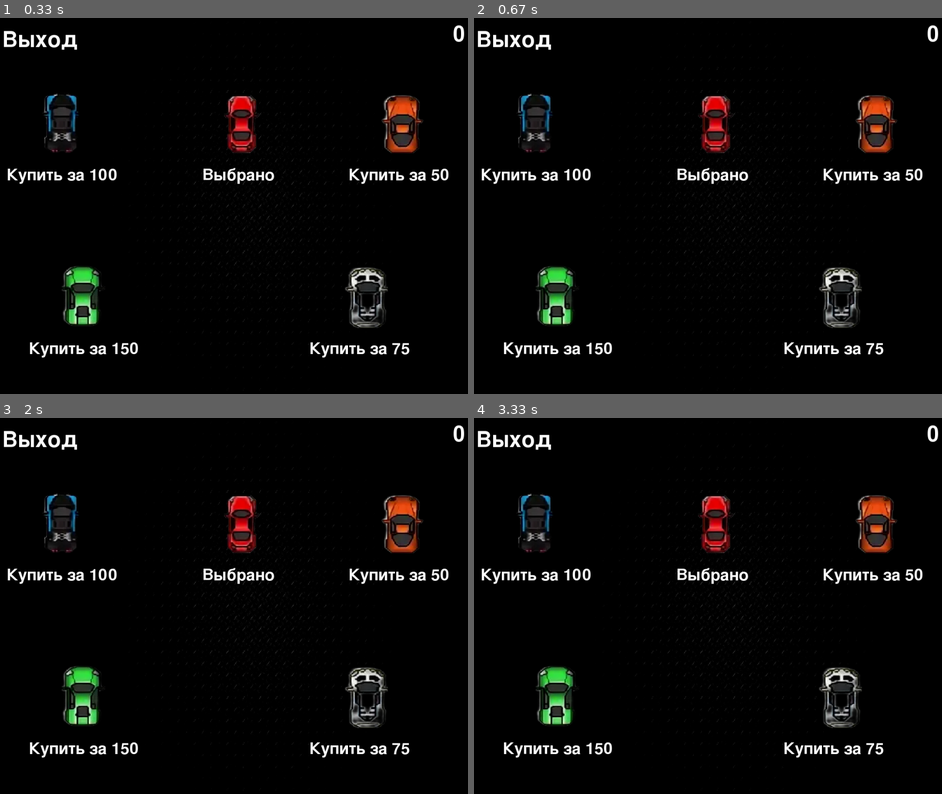
Above: before the commit, frames 1-4 (two rows, left to right).
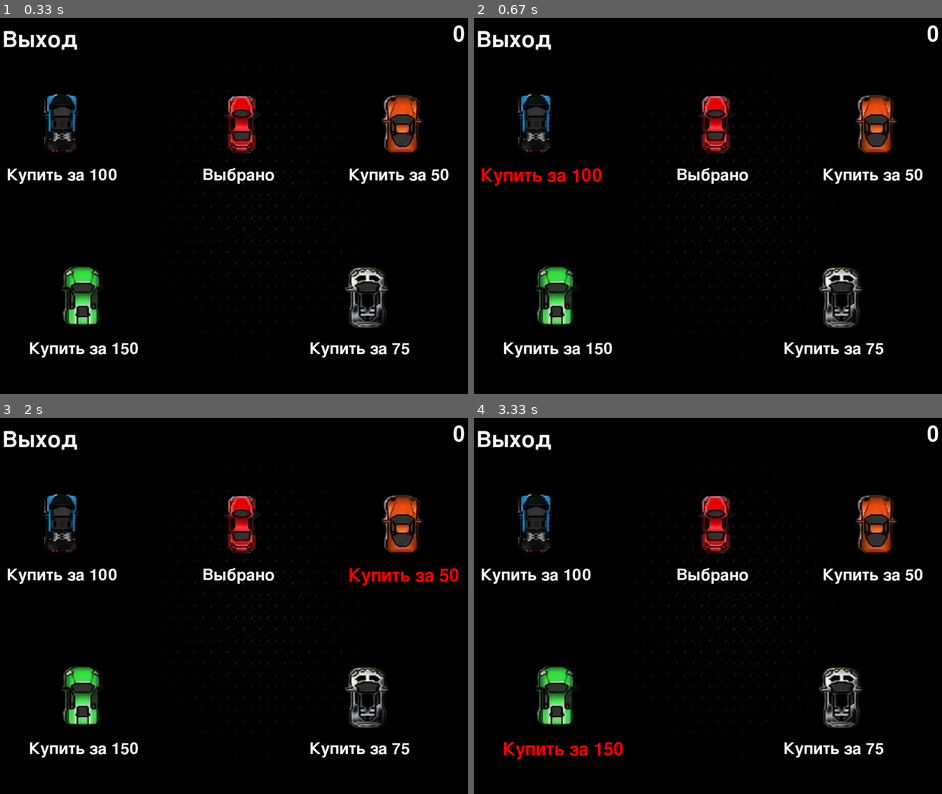
Above: after the commit, the same moments.

Repository: Matvey19125/pygamecar
Game: pygame game, started from shop.py
Two runs of this game, one before a commit and one after it. Both use one fixed random seed, a clock stepped at 60 frames per second and the inputs below.
Inputs (mouse positions are in pixels of both pictures, inside the frame that each line leads up to):
- Up to frame 1 (0.33 s): no input
- Up to frame 2 (0.67 s): click "Купить за 100" at 0.38 s
- Up to frame 3 (2 s): click "Выбрано" at 0.72 s; click (425, 598) at 1.05 s; click "Купить за 50" at 1.88 s
- Up to frame 4 (3.33 s): click (595, 455) at 2.22 s; click "Купить за 150" at 3.05 s

Frame 1 is identical in both runs. In frame 2, 0.6% of the frame differs, in the area x 1-28%, y 39-45%; in frame 3, 0.6%; in frame 4, 0.6%.

Commit message:
speed sprite

Diff:
--- a/Menu.py
+++ b/Menu.py
@@ -33,7 +33,6 @@
     mouse_pos = pygame.mouse.get_pos()
     clock = pygame.time.Clock()
     running = True
-
     while running:
         for event in pygame.event.get():
             if event.type == pygame.QUIT:
--- a/osnovscene.py
+++ b/osnovscene.py
@@ -6,7 +6,7 @@
 clock = pygame.time.Clock()
 TIMEREVENT = pygame.USEREVENT + 1
 timerpot = pygame.USEREVENT + 2
-pygame.time.set_timer(timerpot, 2000)
+pygame.time.set_timer(timerpot, 1500)
 pygame.time.set_timer(TIMEREVENT, 15000)
 pygame.display.set_caption("Ретро-Гонки")
 count_stolk = 0
@@ -199,7 +199,6 @@
             pygame.display.update()
 
 
-
 def cycle():
     shoes = Shoes()
     running = True
@@ -219,7 +218,21 @@
                 if shoes.speed < 10:
                     shoes.speed = 10
             elif keys[pygame.K_w]:
-                shoes.speed += 5
+                if shoes.count_vibr == 0:
+                    shoes.speed += 5
+                    print(shoes.speed)
+                if shoes.count_vibr == 1:
+                    shoes.speed += 8
+                    print(shoes.speed)
+                if shoes.count_vibr == 2:
+                    shoes.speed += 12
+                    print(shoes.speed)
+                if shoes.count_vibr == 3:
+                    shoes.speed += 15
+                    print(shoes.speed)
+                if shoes.count_vibr == 4:
+                    shoes.speed += 20
+                    print(shoes.speed)
                 if shoes.speed > 90:
                     shoes.speed = 90
             else:
--- a/shop.py
+++ b/shop.py
@@ -13,6 +13,7 @@
     background = pygame.transform.scale(background, (screen.get_width(), screen.get_height()))
     font = pygame.font.Font(None, 55)
     font_money = pygame.font.Font(None, 74)
+    fontbig = pygame.font.Font(None, 60)
     conn_money = sqlite3.connect('money.db')
     cursor_money = conn_money.cursor()
     cursor_money.execute("CREATE TABLE IF NOT EXISTS money (id INTEGER PRIMARY KEY, chet_money INTEGER)")
@@ -84,6 +85,7 @@
     four_sprite_car_rect = four_sprite_car.get_rect(center=(835, 800))
     four_car_image = pygame.image.load("image/four_car.png")
     four_car_image = pygame.transform.scale(four_car_image, new_size)
+    mouse_pos = pygame.mouse.get_pos()
     while running:
         for event in pygame.event.get():
             if event.type == pygame.QUIT:
@@ -214,6 +216,32 @@
             if count_vibr != 4 and count_four_sprite == 1:
                 text5 = "Выбрать"
                 four_sprite_car = font.render(text5, True, (255, 255, 255))
+            if baza_sprite_rect.collidepoint(mouse_pos):
+                baza_sprite = fontbig.render(text2, True, (255, 0, 0))
+            else:
+                baza_sprite = font.render(text2, True, (255, 255, 255))
+            if two_sprite_car_rect.collidepoint(mouse_pos):
+                two_sprite_car = fontbig.render(text3, True, (255, 0, 0))
+            else:
+                two_sprite_car = font.render(text3, True, (255, 255, 255))
+            if one_sprite_rect.collidepoint(mouse_pos):
+                fon = pygame.font.Font(None, 60)
+                one_sprite = fon.render(text1, True, (255, 0, 0))
+            else:
+                one_sprite = font.render(text1, True, (255, 255, 255))
+            if three_sprite_car_rect.collidepoint(mouse_pos):
+                three_sprite_car = fontbig.render(text4, True, (255, 0, 0))
+            else:
+                three_sprite_car = font.render(text4, True, (255, 255, 255))
+            if four_sprite_car_rect.collidepoint(mouse_pos):
+                four_sprite_car = fontbig.render(text5, True, (255, 0, 0))
+            else:
+                four_sprite_car = font.render(text5, True, (255, 255, 255))
+            if exit_button_rect.collidepoint(mouse_pos):
+                fonexit = pygame.font.Font(None, 80)
+                exit_button = fonexit.render(text_exit_button, True, (255, 0, 0))
+            else:
+                exit_button = font_money.render(text_exit_button, True, (255, 255, 255))
         screen.blit(background, (0, 0))
         screen.blit(one_sprite, one_sprite_rect)
         screen.blit(one_car_image, (100, 200))
